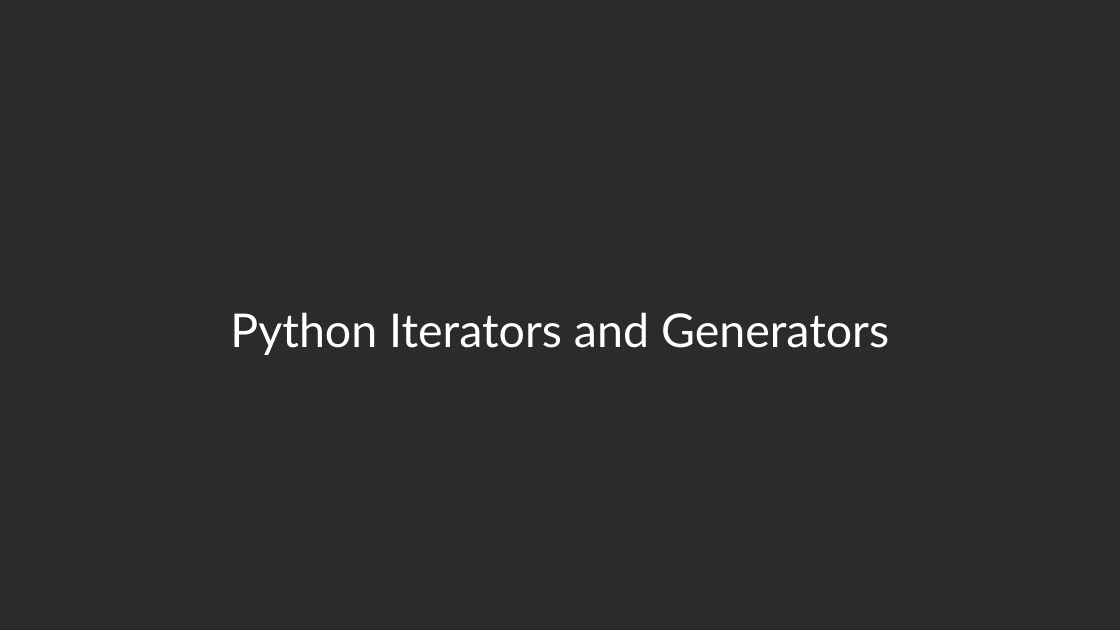
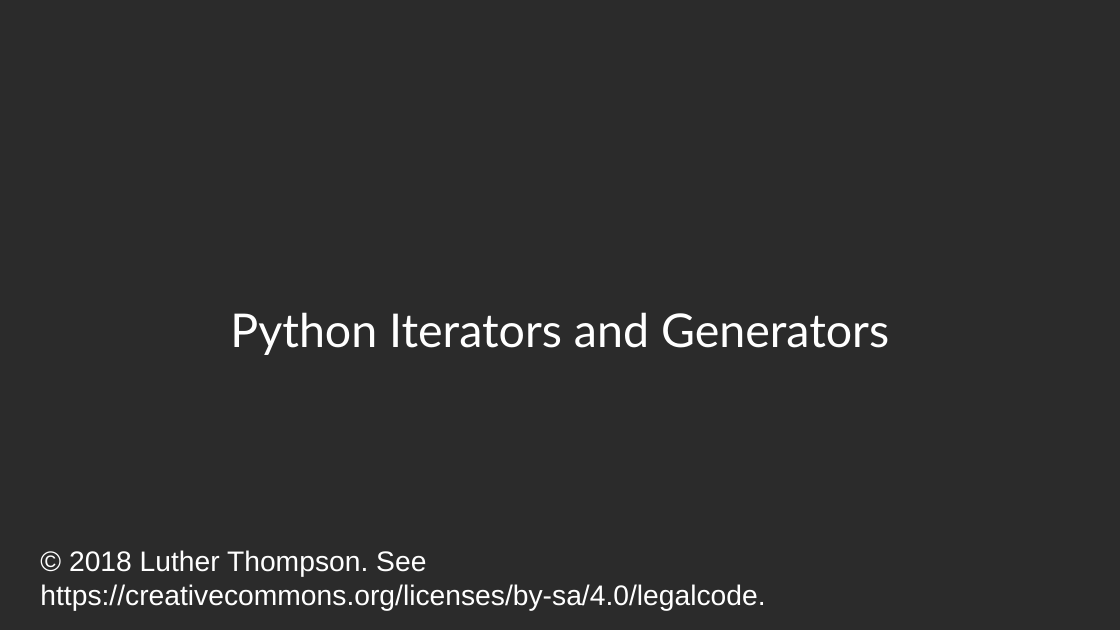
Before and after one commit to luther9/iterator-slides, a slide deck: slide 1 of iterators.odp. Drawn at 1120x630 pixels with LibreOffice and Linux fonts; fonts in the diff are those of the drawing; background and template pictures are left out; a plain dark background stands for a picture behind light text. Boxes give left, top, right and bottom in pixels: in the first picture for what was removed or moved away, otherwise in the second. Text is boxed around its words. In the diff, an @@ line names an element or a change of style, - is before the commit and + after.

Commit message:
Ready for talk on 2018-10-23.

```diff
--- a/iterators.odp
+++ b/iterators.odp
@@ text added at [40,550,765,611], 20 pt, text #FFFFFF @@
+© 2018 Luther Thompson. See https://creativecommons.org/licenses/by-sa/4.0/legalcode.
```
Also in this commit, not shown: 1 other slide changed, 5 slides added, 2 other files.
